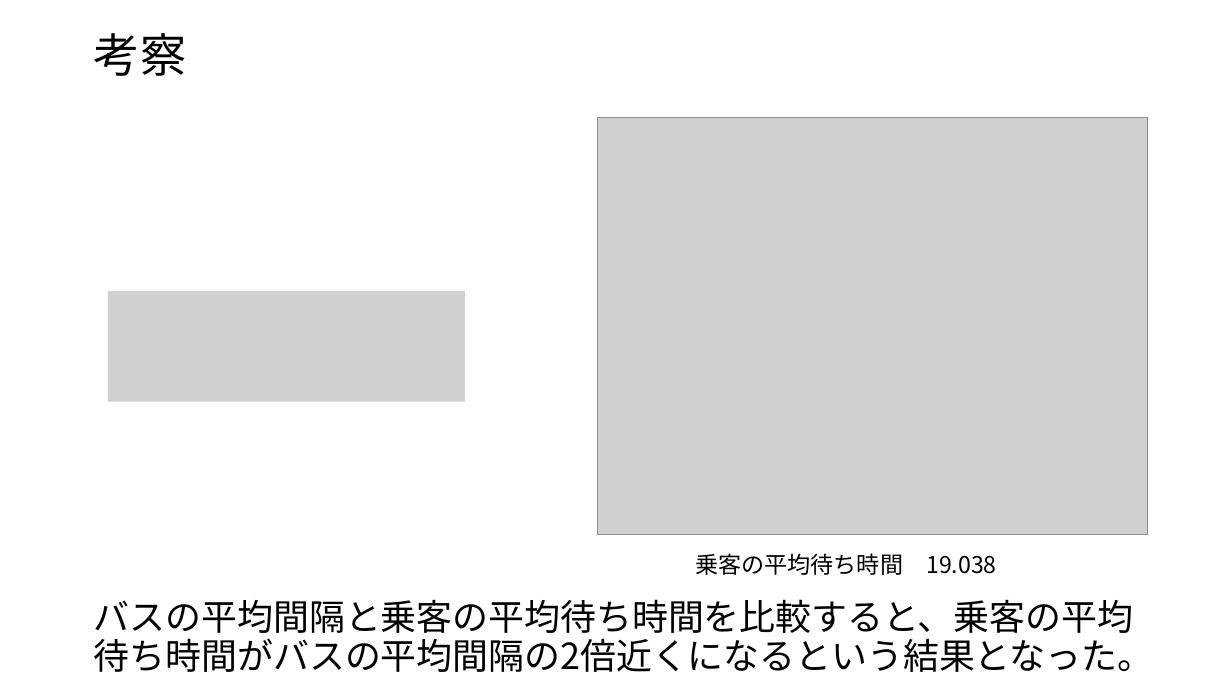
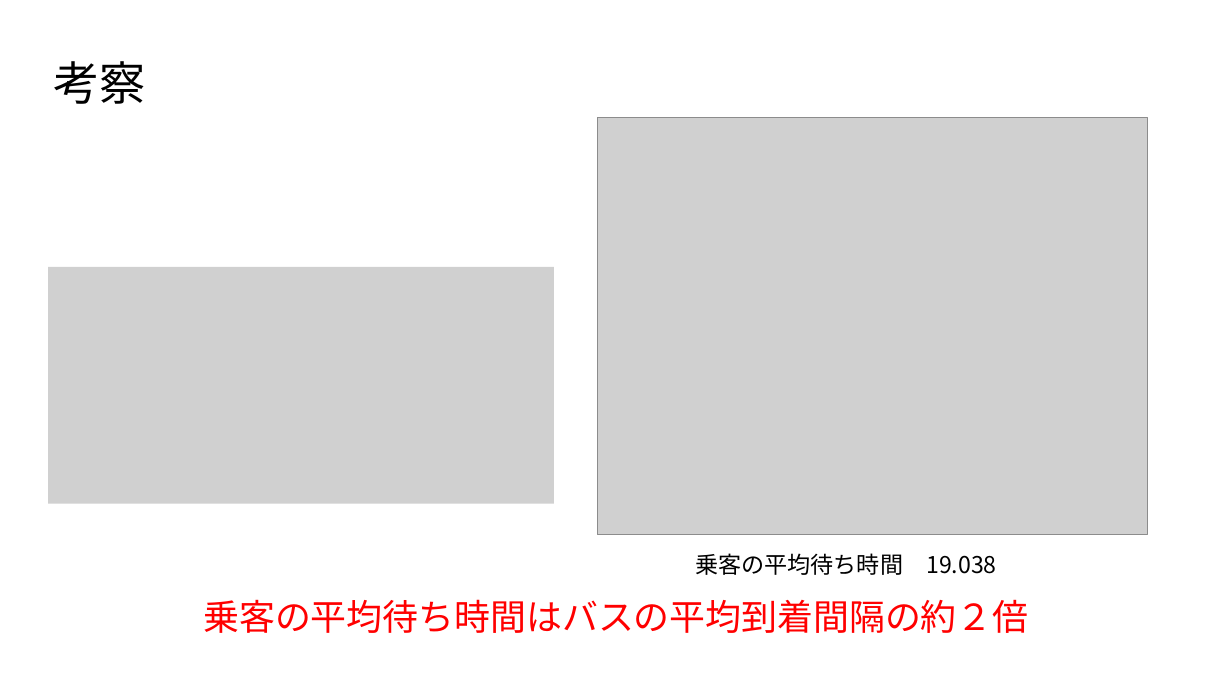
Before and after one commit to kamase14/jikken_2, a slide deck: slide 21 of slide.pptx (slide 12 before the commit). Drawn at 1232x693 pixels with LibreOffice and Linux fonts; fonts in the diff are those of the drawing; grey boxes stand for pictures. Boxes give left, top, right and bottom in pixels: in the first picture for what was removed or moved away, otherwise in the second. Text is boxed around its words. In the diff, an @@ line names an element or a change of style, - is before the commit and + after.

```diff
--- a/slide.pptx
+++ b/slide.pptx
@@ title "考察": place and size @@
-title "考察" at (94,33,186,76)
+title "考察" at (54,61,146,104)
@@ picture: place and size @@
-picture at (108,291,465,402)
+picture at (48,267,555,504)
@@ text at (203,599,1028,633): text changed; text colour #000000 to #FF0000 @@
-バスの平均間隔と乗客の平均待ち時間を比較すると、乗客の平均待ち時間がバスの平均間隔の2倍近くになるという結果となった。
+乗客の平均待ち時間はバスの平均到着間隔の約２倍
```
Also in this commit, not shown: 7 other slides changed, 12 slides added, 3 slides removed.
